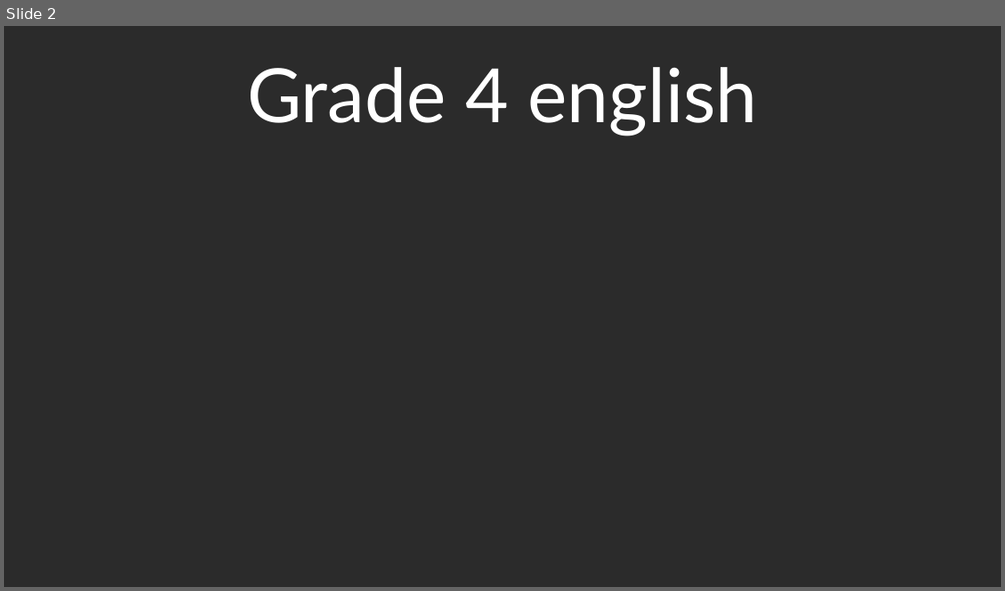
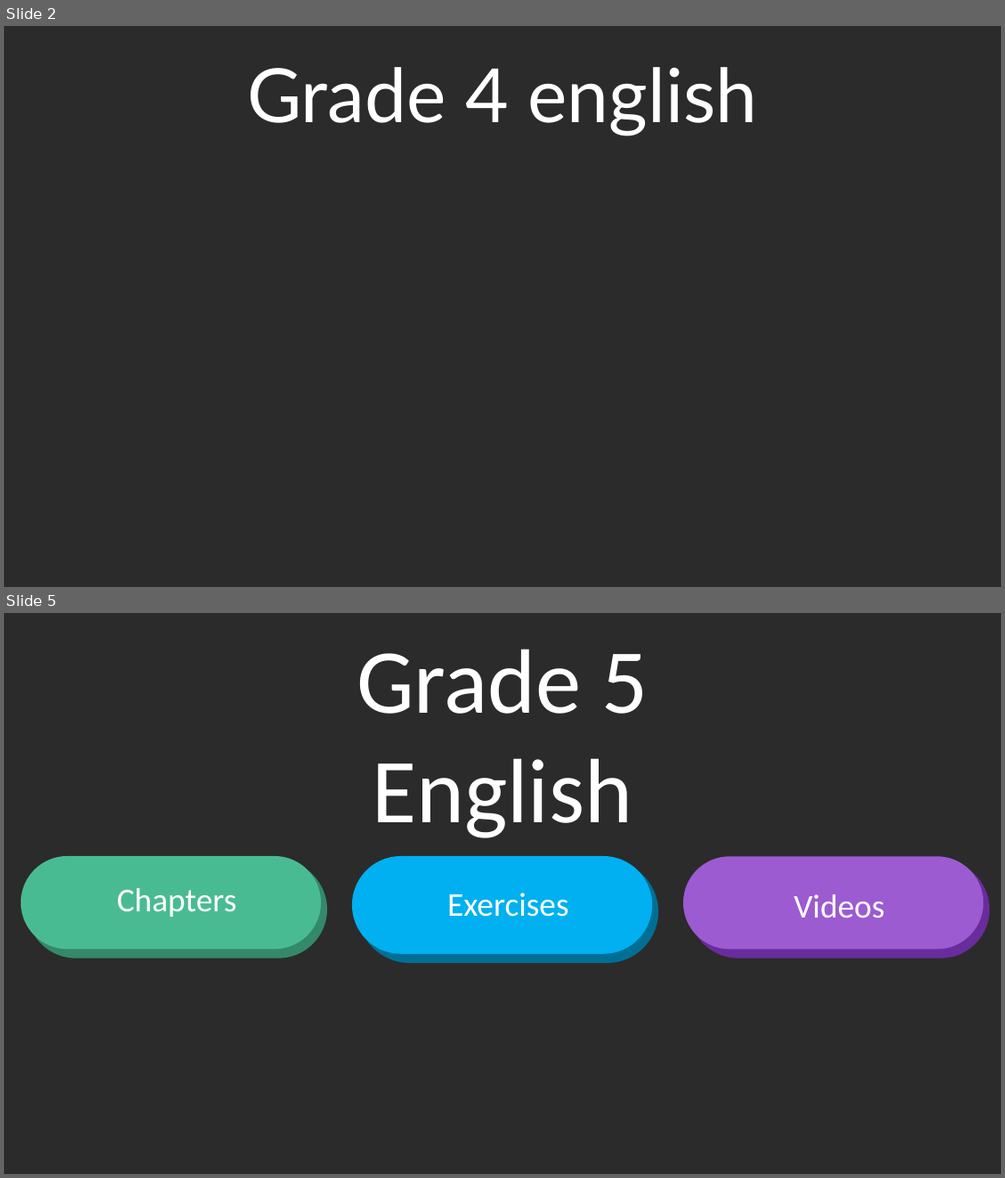
Before and after one commit to ntrk08/english-stefano, a slide deck: main.pptx. Shown one above the other, each under a label of ours: slide 2 before the commit, slides 2 and 5 after it; the slides between them are not shown. The pictures are 1005x591 and 1005x1178 pixels, drawn with LibreOffice and Linux fonts; fonts in the diff are those of the drawing; background and template pictures are left out; a plain dark background stands for a picture behind light text. Boxes give left, top, right and bottom in pixels: in the first picture for what was removed or moved away, otherwise in the second. Text is boxed around its words. In the diff, an @@ line names an element or a change of style, - is before the commit and + after.

```diff
--- a/main.pptx
+++ b/main.pptx
@@ slide 5 added at [4, 613, 1001, 1174], background picture (left out) @@
@@ text added at [356, 649, 648, 838], 88 pt, text #FFFFFF @@
+Grade 5 English
@@ rounded rectangle added at [25, 861, 316, 943], fill #49BB92, outline #49BB92 10 pt @@
@@ rounded rectangle added at [32, 866, 323, 953], fill #49BB92, outline #33896A 10 pt @@
@@ rounded rectangle added at [357, 861, 647, 949], fill #00B0F0, outline #00B0F0 10 pt @@
@@ rounded rectangle added at [364, 866, 654, 957], fill #49BB92, outline #006F96 10 pt @@
@@ rounded rectangle added at [688, 861, 979, 943], fill #9C5BD1, outline #9C5BD1 10 pt @@
@@ rounded rectangle added at [695, 866, 985, 952], fill #49BB92, outline #692C9C 10 pt @@
@@ text added at [117, 888, 237, 916], 32 pt, text #FFFFFF @@
+Chapters
@@ text added at [447, 892, 569, 916], 32 pt, text #FFFFFF @@
+Exercises
@@ text added at [793, 894, 884, 917], 32 pt, text #FFFFFF @@
+Videos
```
Also in this commit, not shown: 1 slide changed, 5 other slides added, 2 other files.
